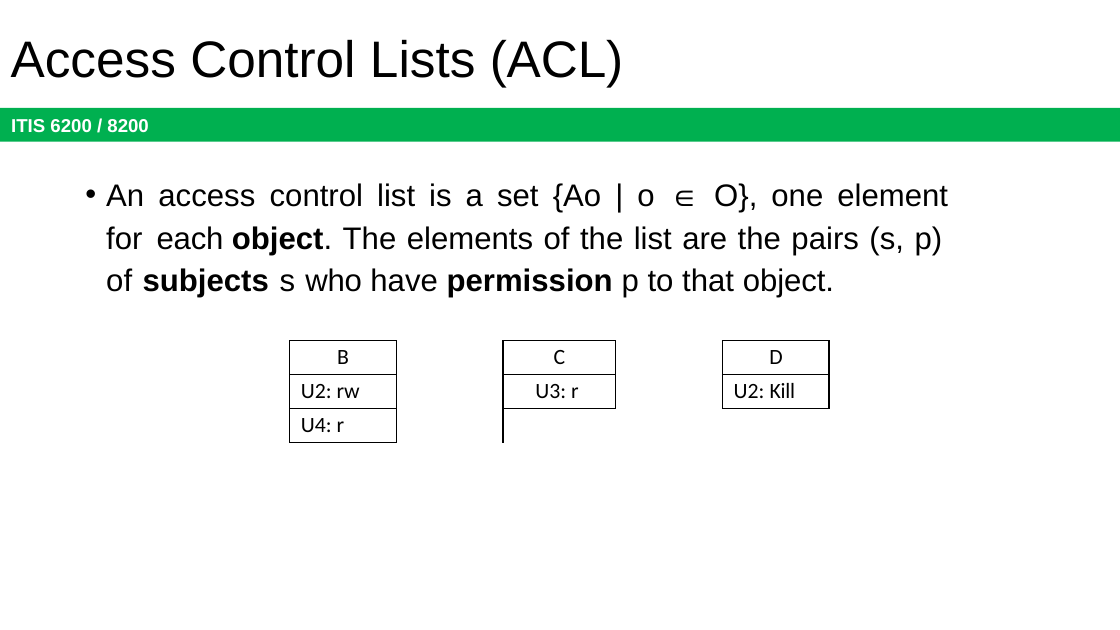
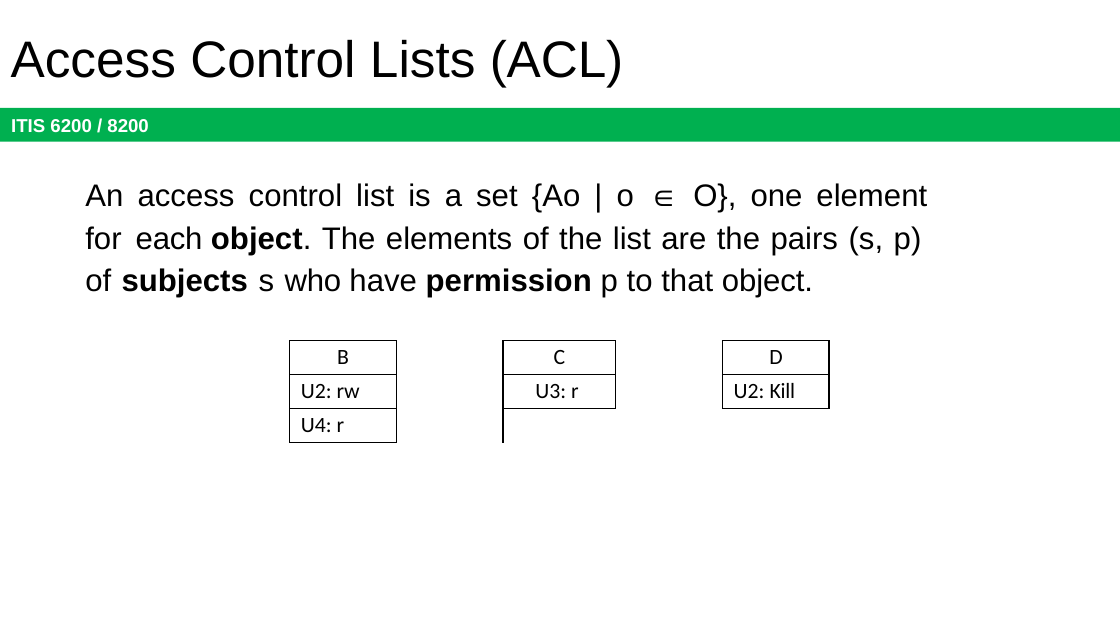
Before and after one commit to jx5c/github.io, a slide deck: slide 18 of teaching/ITIS6200/2023fa/lectures/lec09.pptx. Drawn at 1120x630 pixels with LibreOffice and Linux fonts; fonts in the diff are those of the drawing. Boxes give left, top, right and bottom in pixels: in the first picture for what was removed or moved away, otherwise in the second. Text is boxed around its words. In the diff, an @@ line names an element or a change of style, - is before the commit and + after.

```diff
--- a/teaching/ITIS6200/2023fa/lectures/lec09.pptx
+++ b/teaching/ITIS6200/2023fa/lectures/lec09.pptx
@@ text "An access control list is ..." at bbox=[85, 183, 927, 297]: bullet • to none @@
```
Also in this commit, not shown: 15 other slides changed, 1 slide removed, 1 other file.
